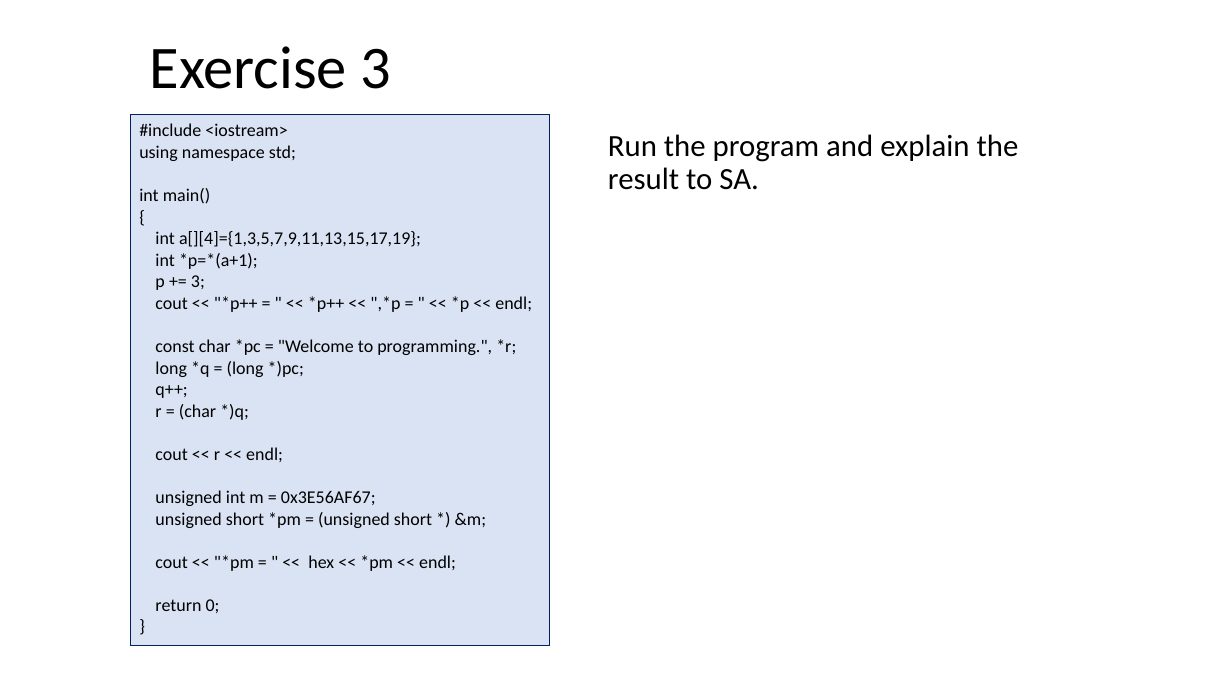
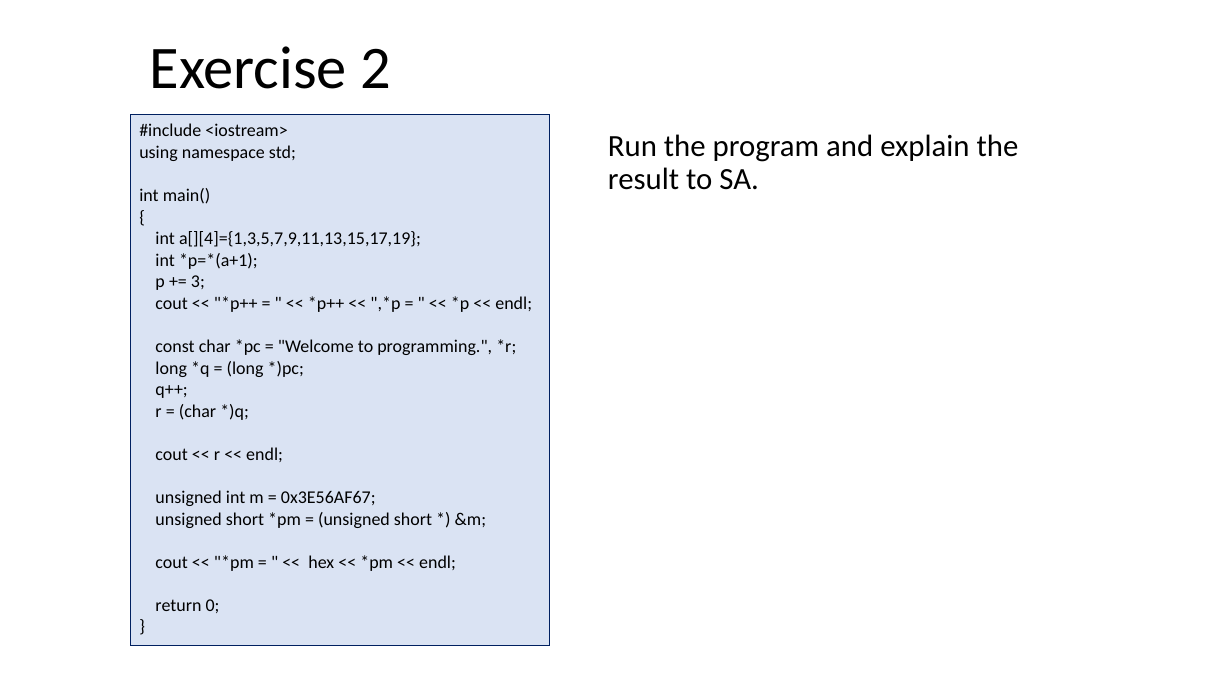
Before and after one commit to ShiqiYu/CPP, a slide deck: slide 16 of week05/Lab05.pptx. Drawn at 1232x693 pixels with LibreOffice and Linux fonts; fonts in the diff are those of the drawing; background and template pictures are left out. Boxes give left, top, right and bottom in pixels: in the first picture for what was removed or moved away, otherwise in the second. Text is boxed around its words. In the diff, an @@ line names an element or a change of style, - is before the commit and + after.

```diff
--- a/week05/Lab05.pptx
+++ b/week05/Lab05.pptx
@@ title at <box>150,46,392,89</box>: text changed @@
-Exercise 3
+Exercise 2
```
Also in this commit, not shown: 12 other slides changed, 3 slides added, 4 slides removed, 1 other file.
